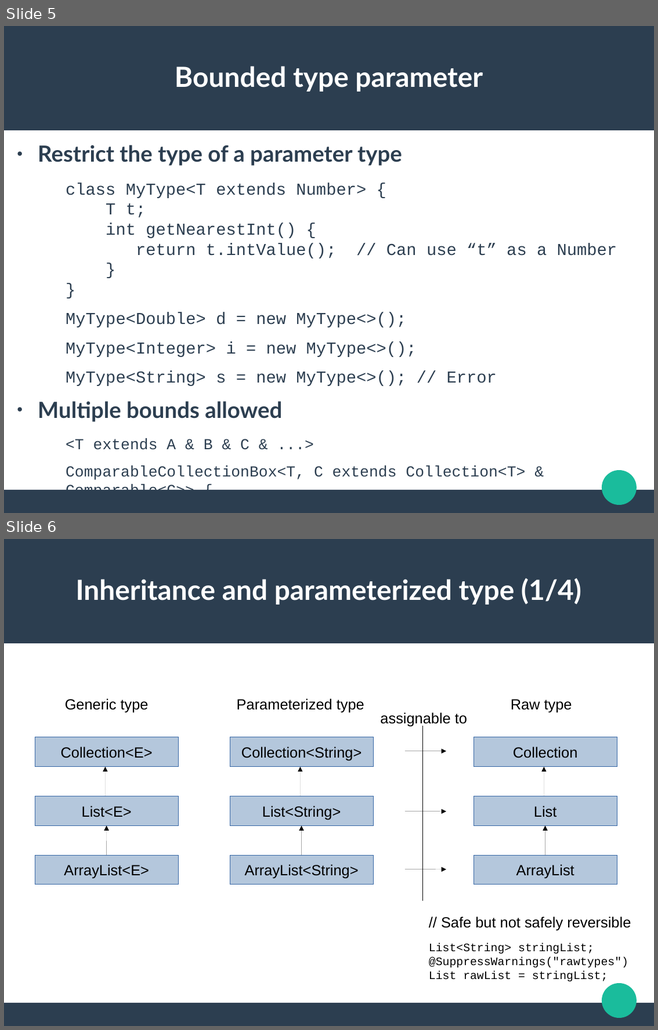
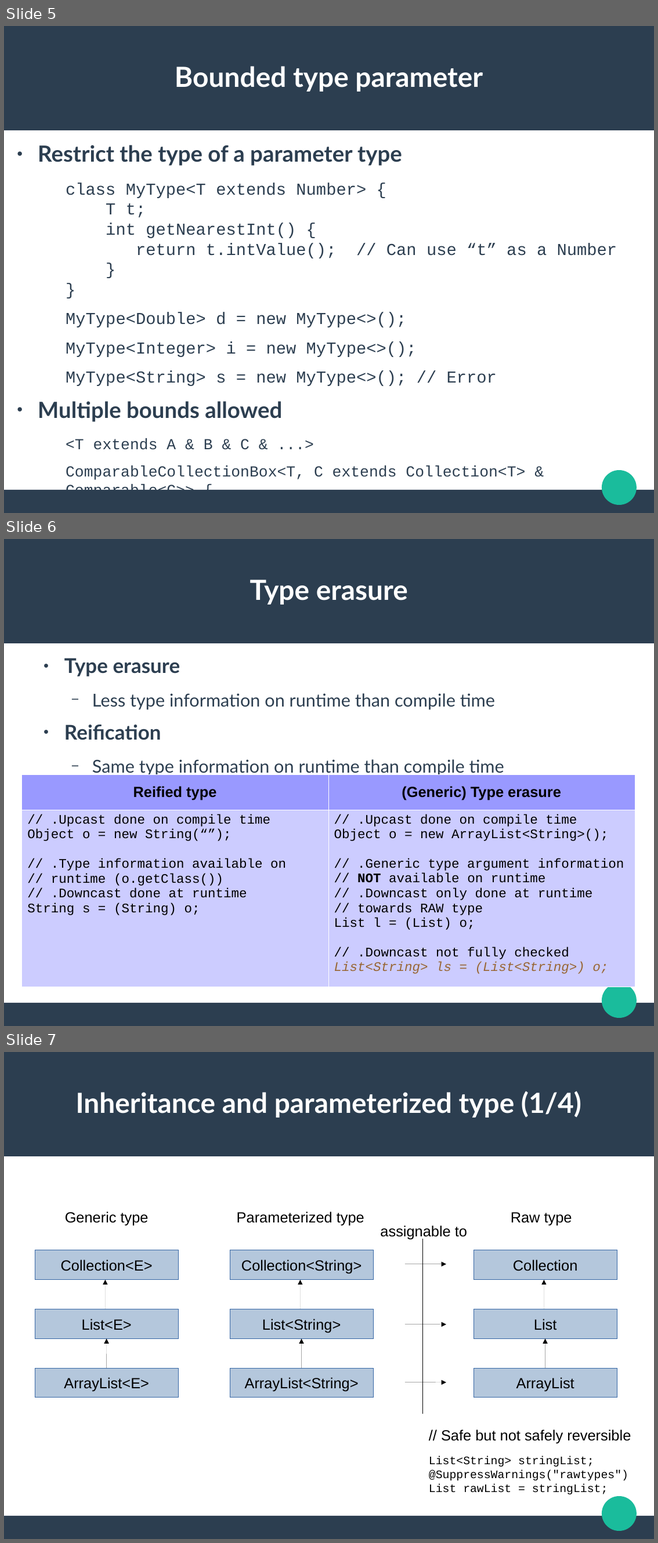
Before and after one commit to jldelarbre/lectureNotes, a slide deck: Slides/specialIssues/si1/ParameterizedTypes.odp. Shown one above the other, each under a label of ours: slides 5 and 6 before the commit, slides 5, 6 and 7 after it. The pictures are 658x1030 and 658x1543 pixels, drawn with LibreOffice and Linux fonts; fonts in the diff are those of the drawing. Boxes give left, top, right and bottom in pixels: in the first picture for what was removed or moved away, otherwise in the second. Text is boxed around its words. In the diff, an @@ line names an element or a change of style, - is before the commit and + after.

Commit message:
Finish to complete generic course

```diff
--- a/Slides/specialIssues/si1/ParameterizedTypes.odp
+++ b/Slides/specialIssues/si1/ParameterizedTypes.odp
@@ slide 6 added at (4,539,654,1026), background #FFFFFF; not listed: 3 template elements that a slide beside it also shows @@
@@ title added at (250,580,408,605), 33.9 pt, text #FFFFFF, bold @@
+Type erasure
@@ text added at (64,658,504,777), 21.7 pt, text #2C3E50 @@
+● Type erasure
+  − Less type information on runtime than compile time
+● Reification
+  − Same type information on runtime than compile time
@@ table added at (21,775,634,987), 2 rows, 2 columns @@
+Reified type | (Generic) Type erasure
+// .Upcast done on compile time / Object o = new String(“”); / // .Type information available on / // runtime (o.getClass()) / // .Downcast done at runtime / String s = (String) o; | // .Upcast done on compile time / Object o = new ArrayList<String>(); / // .Generic type argument information / // NOT available on runtime / // .Downcast only done at runtime / // towards RAW type / List l = (List) o; / // .Downcast not fully checked / List<String> ls = (List<String>) o;
@@ what was slide 6 is now slide 7 @@
```
Also in this commit, not shown: 10 slides changed, 4 other slides added, 8 other files.
